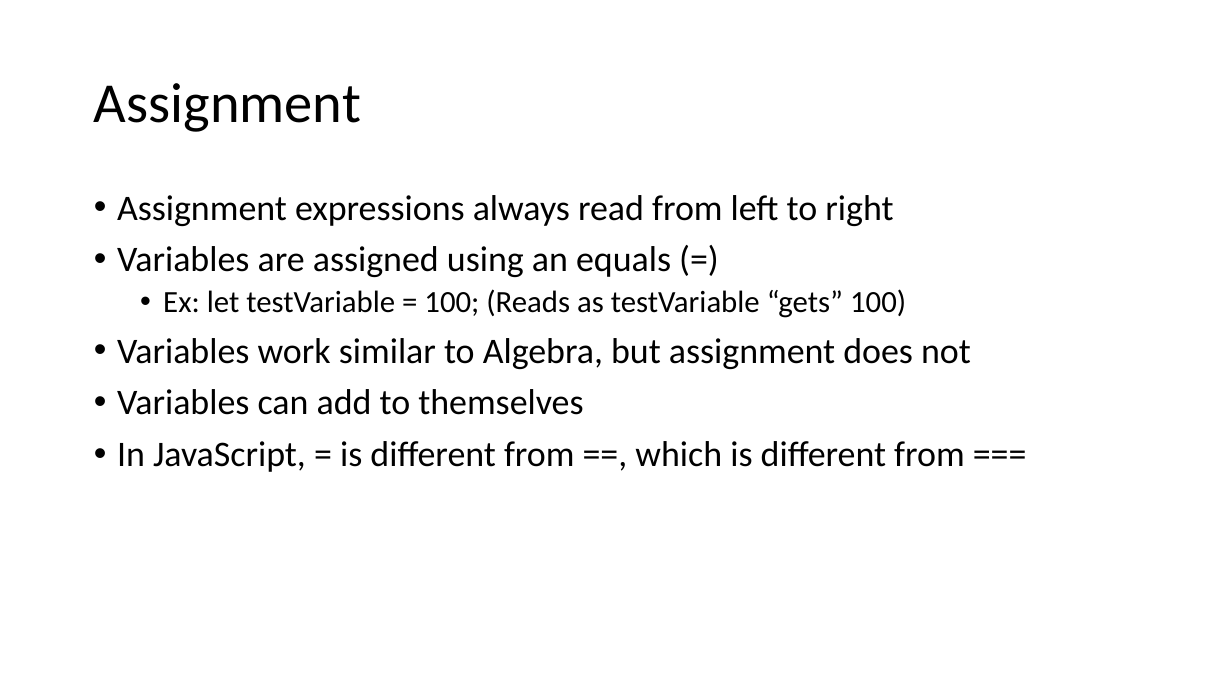
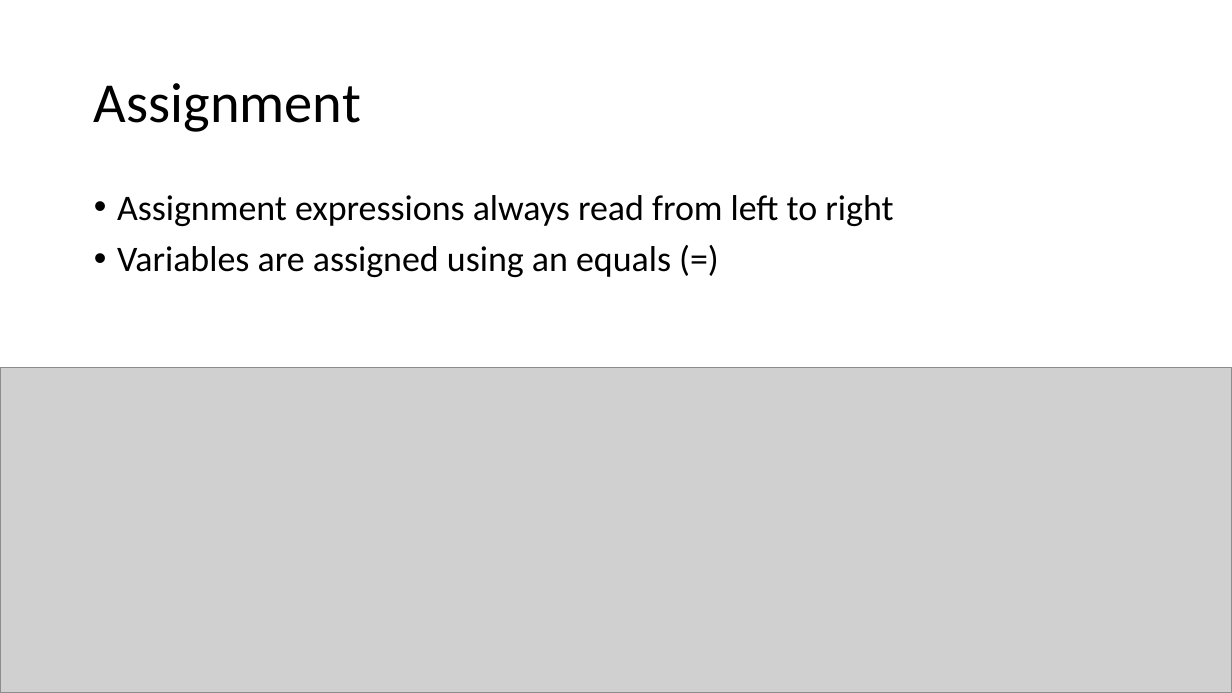
Before and after one commit to YWCANWIL-TechLab/module2-exercises-YaminahAlanis, a slide deck: slide 7 of slides/Module 2 - Variables, Operators, and Assignment.pptx (slide 5 before the commit). Drawn at 1232x693 pixels with LibreOffice and Linux fonts; fonts in the diff are those of the drawing; grey boxes stand for pictures. Boxes give left, top, right and bottom in pixels: in the first picture for what was removed or moved away, otherwise in the second. Text is boxed around its words. In the diff, an @@ line names an element or a change of style, - is before the commit and + after.

```diff
--- a/slides/Module 2 - Variables, Operators, and Assignment.pptx
+++ b/slides/Module 2 - Variables, Operators, and Assignment.pptx
@@ text at (117,289,971,472): paragraphs removed @@
-  • Ex: let testVariable = 100; (Reads as testVariable “gets” 100)
-• Variables work similar to Algebra, but assignment does not
-• Variables can add to themselves
-• In JavaScript, = is different from ==, which is different from ===
@@ picture added at (0,367,1232,693) @@
```
Also in this commit, not shown: 17 other slides changed, 12 slides added, 2 other files.
